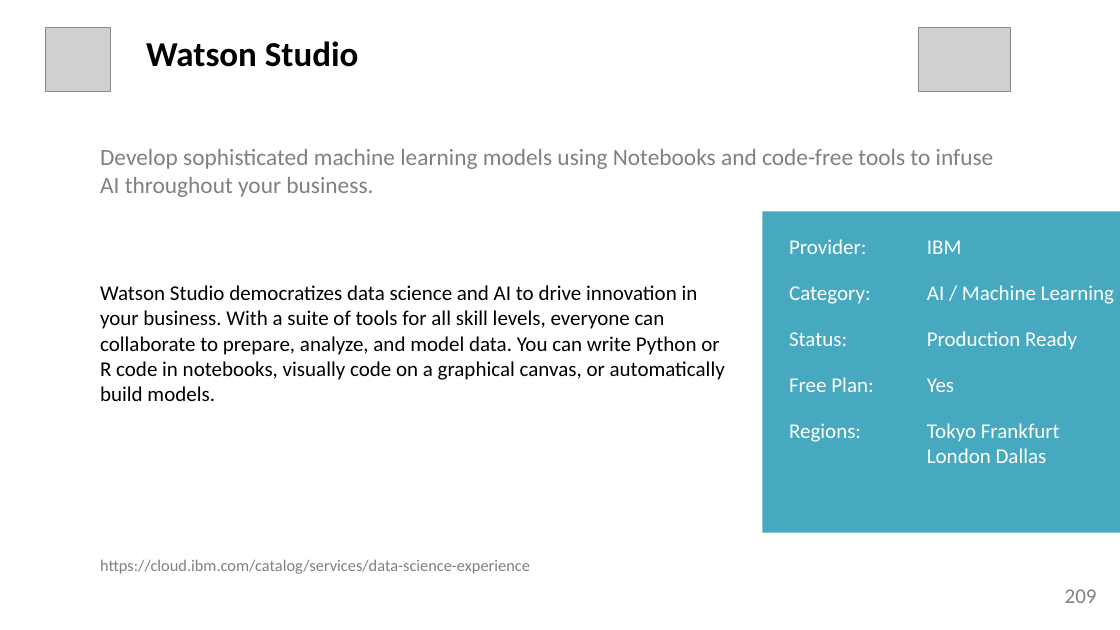
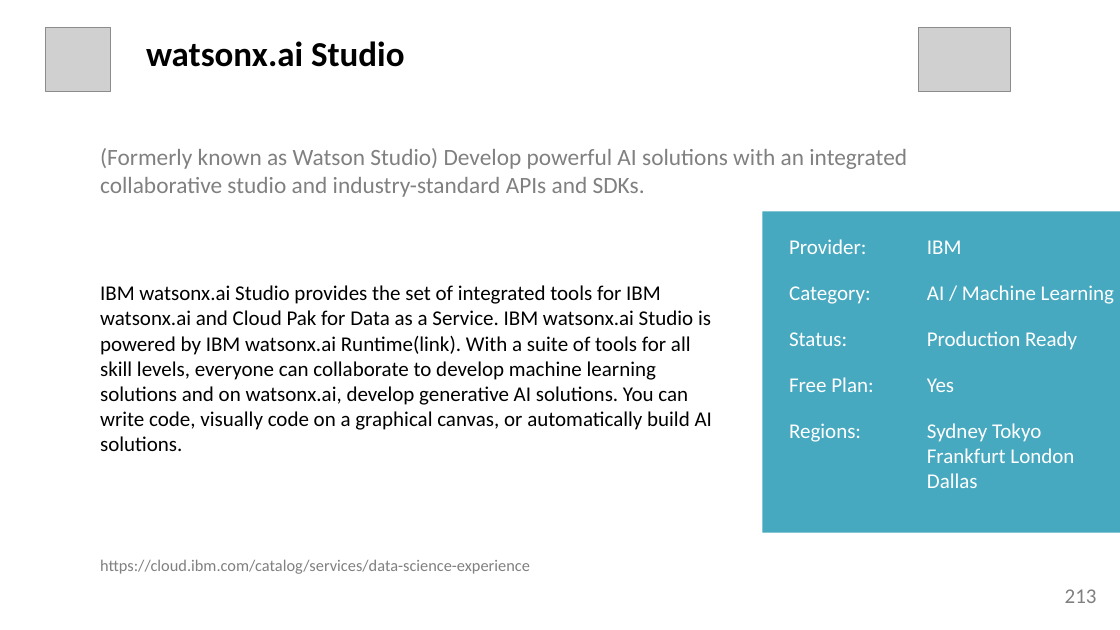
Before and after one commit to l2fprod/mycatalog, a slide deck: slide 213 of docs/generated/mycatalog.pptx (slide 209 before the commit). Drawn at 1120x630 pixels with LibreOffice and Linux fonts; fonts in the diff are those of the drawing; grey boxes stand for pictures. Boxes give left, top, right and bottom in pixels: in the first picture for what was removed or moved away, otherwise in the second. Text is boxed around its words. In the diff, an @@ line names an element or a change of style, - is before the commit and + after.

```diff
--- a/docs/generated/mycatalog.pptx
+++ b/docs/generated/mycatalog.pptx
@@ text at <box>146,41,404,67</box>: text changed @@
-Watson Studio
+watsonx.ai Studio
@@ text at <box>100,148,907,197</box>: text changed @@
-Develop sophisticated machine learning models using Notebooks and code-free tools to infuse AI throughout your business.
+(Formerly known as Watson Studio) Develop powerful AI solutions with an integrated collaborative studio and industry-standard APIs and SDKs.
@@ text at <box>100,285,712,451</box>: text changed @@
-Watson Studio democratizes data science and AI to drive innovation in your business. With a suite of tools for all skill levels, everyone can collaborate to prepare, analyze, and model data. You can write Python or R code in notebooks, visually code on a graphical canvas, or automatically build models.
+IBM watsonx.ai Studio provides the set of integrated tools for IBM watsonx.ai and Cloud Pak for Data as a Service. IBM watsonx.ai Studio is powered by IBM watsonx.ai Runtime(link). With a suite of tools for all skill levels, everyone can collaborate to develop machine learning solutions and on watsonx.ai, develop generative AI solutions. You can write code, visually code on a graphical canvas, or automatically build AI solutions.
@@ text at <box>927,423,1074,488</box>: text changed @@
-Tokyo Frankfurt London Dallas
+Sydney Tokyo Frankfurt London Dallas
@@ text at <box>1065,589,1097,603</box>: text changed @@
-209
+213
```
Also in this commit, not shown: 7 other slides changed, 11 other files.
